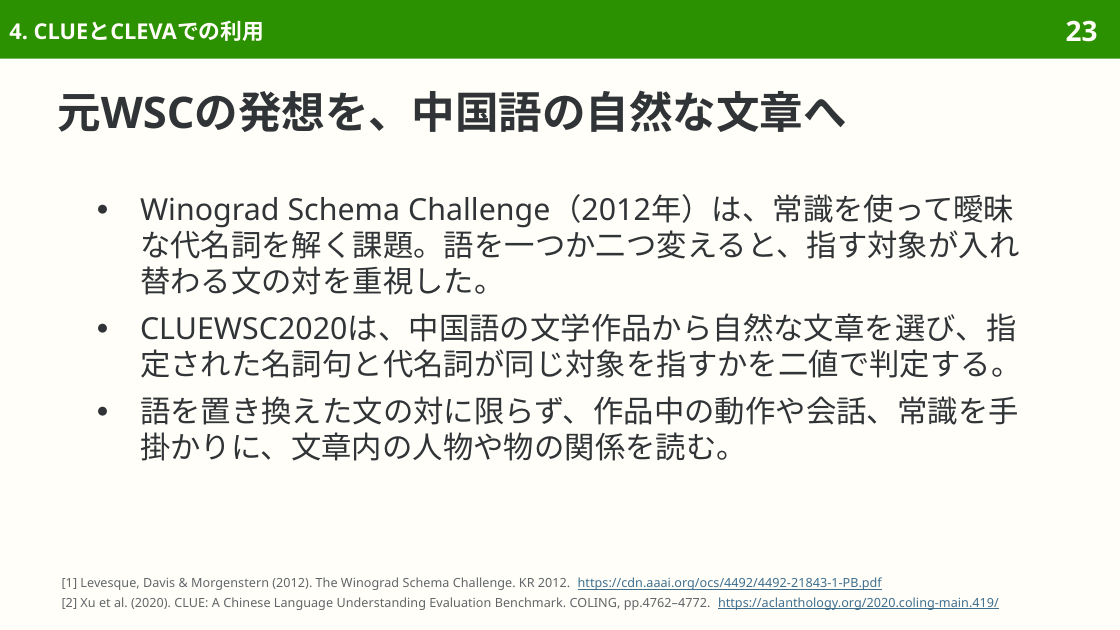
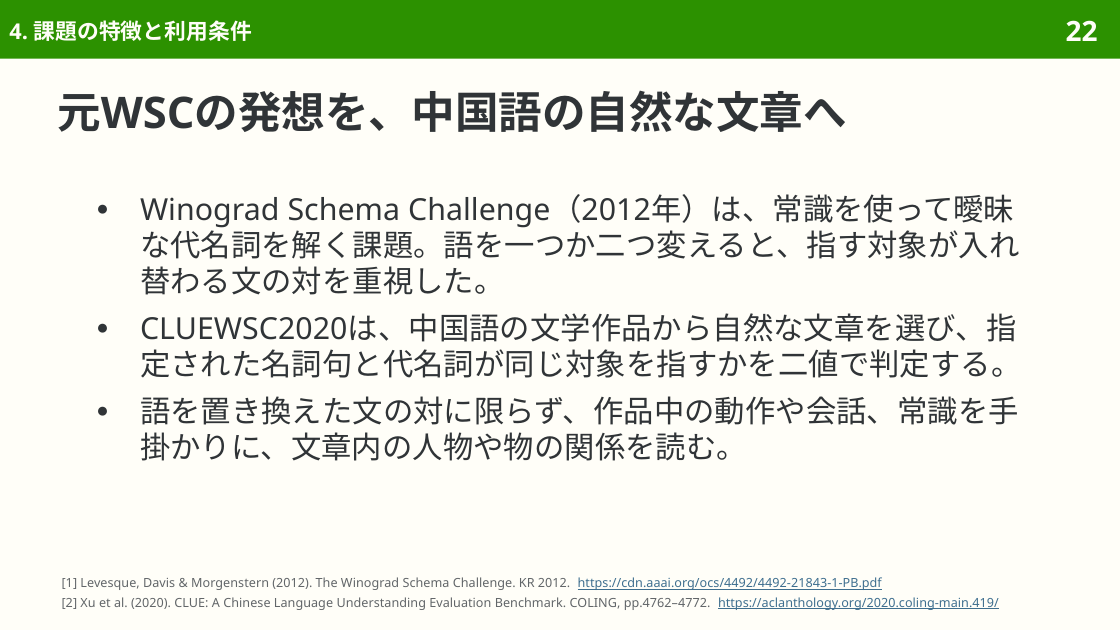
Before and after one commit to sasakiy84/datasets-in-10-minutes, a slide deck: slide 22 of slides/datasets-in-10-minutes-cluewsc2020.pptx (slide 23 before the commit). Drawn at 1120x630 pixels with LibreOffice and Linux fonts; fonts in the diff are those of the drawing. Boxes give left, top, right and bottom in pixels: in the first picture for what was removed or moved away, otherwise in the second. Text is boxed around its words. In the diff, an @@ line names an element or a change of style, - is before the commit and + after.

```diff
--- a/slides/datasets-in-10-minutes-cluewsc2020.pptx
+++ b/slides/datasets-in-10-minutes-cluewsc2020.pptx
@@ title at bbox=[9, 20, 252, 41]: text changed @@
-4. CLUEとCLEVAでの利用
+4. 課題の特徴と利用条件
@@ page number at bbox=[1066, 20, 1098, 41]: text changed @@
-23
+22
```
Also in this commit, not shown: 10 other slides changed, 4 slides removed, 55 other files.
